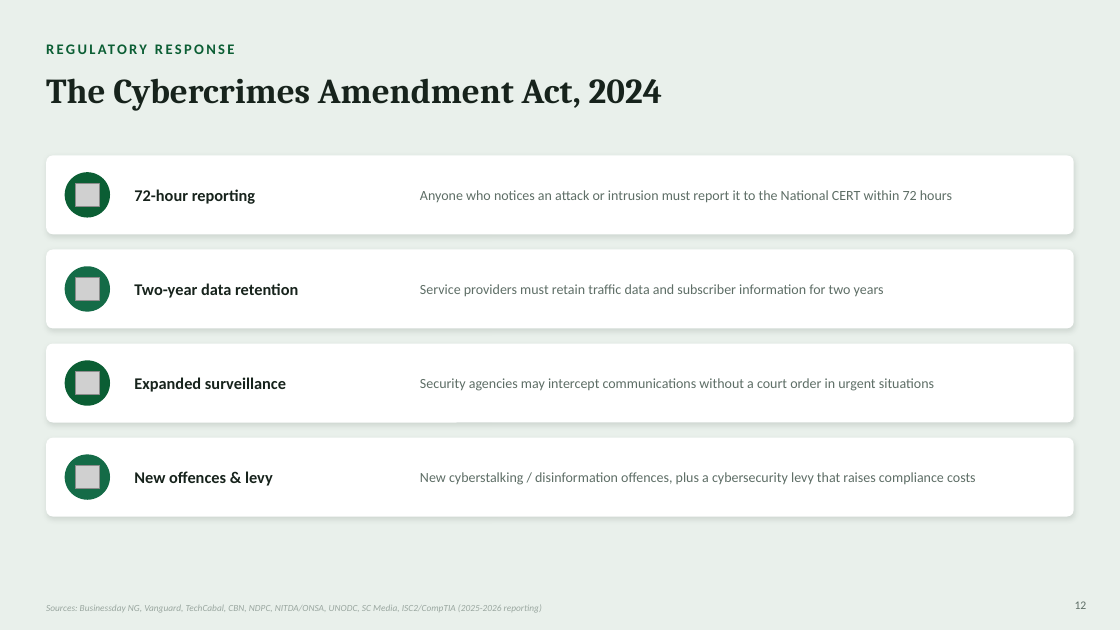
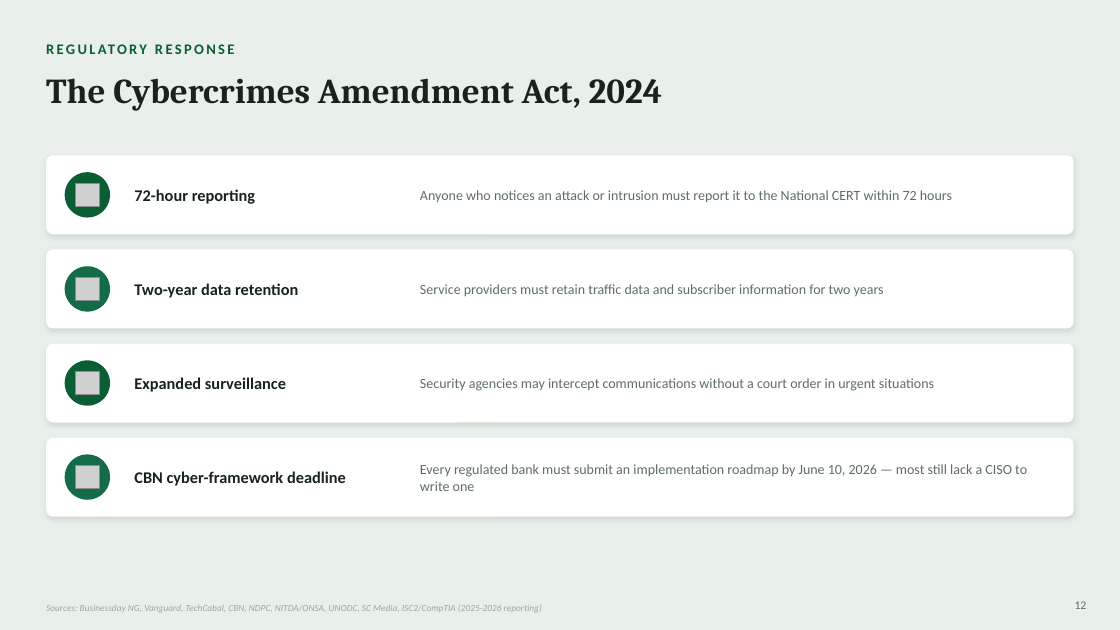
Before and after one commit to ahakelechi/kayceebanks, a slide deck: slide 12 of Cybersecurity_Trends_in_Nigeria.pptx. Drawn at 1120x630 pixels with LibreOffice and Linux fonts; fonts in the diff are those of the drawing; grey boxes stand for pictures. Boxes give left, top, right and bottom in pixels: in the first picture for what was removed or moved away, otherwise in the second. Text is boxed around its words. In the diff, an @@ line names an element or a change of style, - is before the commit and + after.

```diff
--- a/Cybersecurity_Trends_in_Nigeria.pptx
+++ b/Cybersecurity_Trends_in_Nigeria.pptx
@@ text at (134,471,346,486): text changed @@
-New offences & levy
+CBN cyber-framework deadline
@@ text at (420,464,1027,491): text changed @@
-New cyberstalking / disinformation offences, plus a cybersecurity levy that raises compliance costs
+Every regulated bank must submit an implementation roadmap by June 10, 2026 — most still lack a CISO to write one
```
Also in this commit, not shown: 3 other slides changed.
